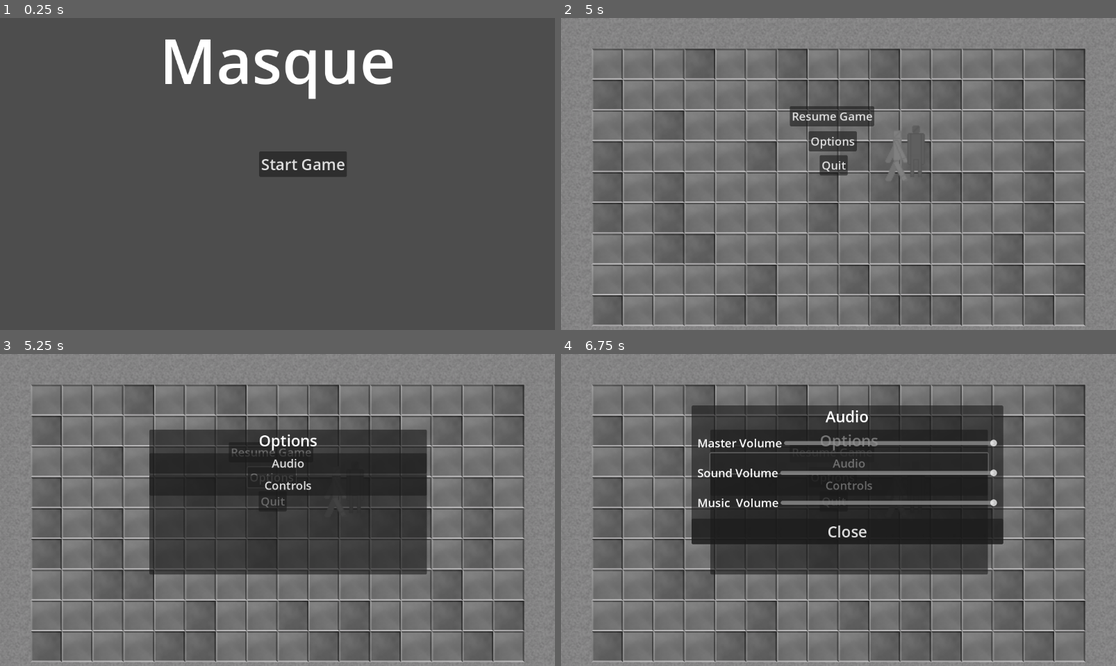
Above: before the commit, frames 1-4 (two rows, left to right).
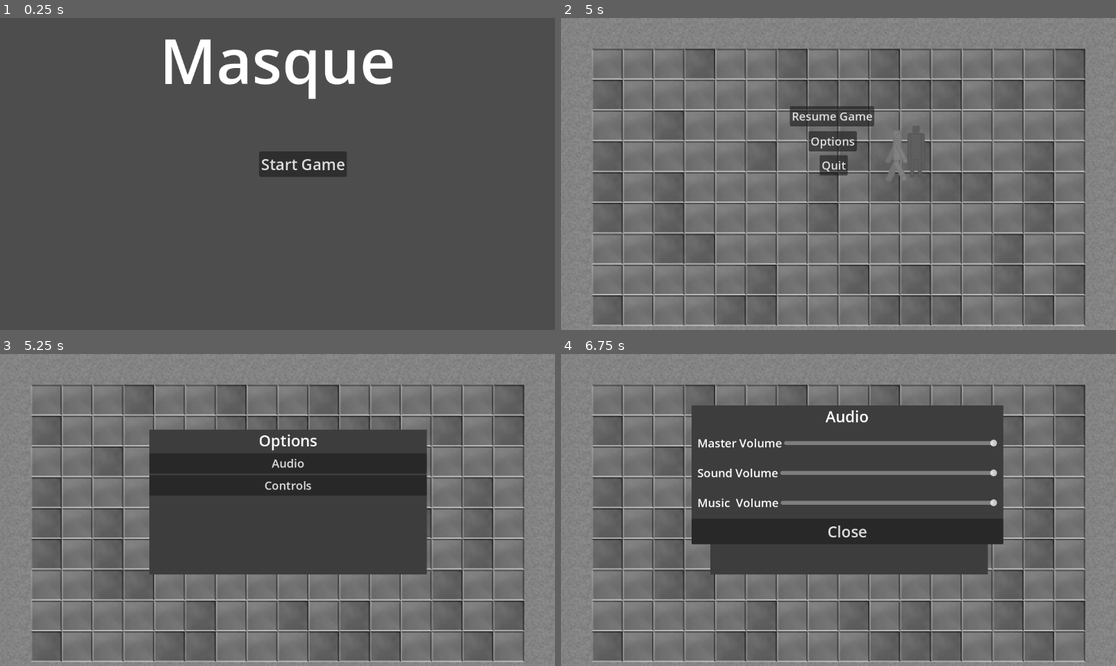
Above: after the commit, the same moments.

Repository: pagefile/godotwild86
Game: Godot game, scene res://GUI/main_menu.tscn
The game is run twice, just before and just after one commit, with the same random seed, the same clock (stepped at 60 frames per second) and the same inputs.
Inputs:
- Up to frame 1 (0.25 s): no input
- Up to frame 2 (5 s): click "Start Game" at 0.5 s; tap Enter at 1.25 s; hold D (Move Right) 1.28-2.03 s; tap F (Interact) every 0.75 s from 1.35 to 4.35 s; hold S (Move Down) 2.03-2.78 s; hold D (Move Right) 2.78-3.53 s; hold W (Move Up) 3.53-4.28 s; hold A (Move Left) from 4.28 s (still down); tap Escape (ui_cancel) at 4.9 s
- Up to frame 3 (5.25 s): release A (Move Left) at 5 s; click "Options" at 5 s
- Up to frame 4 (6.75 s): click "Resume Game" at 5.75 s; click "Audio" at 6.5 s

Frames 1-2 are identical in both runs. In frame 3, 0.6% of the frame differs, in the area x 26-77%, y 24-71%; in frame 4, 6.0%, in the area x 23-80%, y 16-71%.
Error after the commit: Invalid assignment of property or key 'text' with value of type 'Nil' on a base object of type 'Button'. (res://scripts/GUI/controls_menu.gd:26)

Commit message:
WIP Beginning of control remapping
Controls window iterates through input map and displays actions given to it for remapping. Actual remapping not implemented yet
Adds resources for translating joy stick buttons to PS4 or XBox buttons

Diff:
--- a/GUI/Themes/menu_theme.tres
+++ b/GUI/Themes/menu_theme.tres
@@ -1,5 +1,15 @@
-[gd_resource type="Theme" format=3 uid="uid://bc4lxh4qi7kdh"]
+[gd_resource type="Theme" load_steps=4 format=3 uid="uid://bc4lxh4qi7kdh"]
+
+[ext_resource type="StyleBox" uid="uid://tuy845osh2rr" path="res://GUI/Themes/panel_style_box.tres" id="1_1xnnu"]
+
+[sub_resource type="StyleBoxFlat" id="StyleBoxFlat_1xnnu"]
+bg_color = Color(0.51718444, 0.5171845, 0.5171844, 1)
+
+[sub_resource type="StyleBoxFlat" id="StyleBoxFlat_icvb8"]
 
 [resource]
 Button/font_sizes/font_size = 24
+Button/styles/hover = SubResource("StyleBoxFlat_1xnnu")
 Label/font_sizes/font_size = 24
+Panel/styles/panel = SubResource("StyleBoxFlat_icvb8")
+PanelContainer/styles/panel = ExtResource("1_1xnnu")
--- /dev/null
+++ b/GUI/Themes/panel_style_box.tres
@@ -0,0 +1,4 @@
+[gd_resource type="StyleBoxFlat" format=3 uid="uid://tuy845osh2rr"]
+
+[resource]
+bg_color = Color(0.23921569, 0.23921569, 0.23921569, 1)
--- /dev/null
+++ b/GUI/control_entry.tscn
@@ -0,0 +1,19 @@
+[gd_scene format=3 uid="uid://baj1r8tap3hro"]
+
+[node name="ControlEntry" type="HBoxContainer"]
+
+[node name="ControlLabel" type="Label" parent="."]
+unique_name_in_owner = true
+layout_mode = 2
+size_flags_horizontal = 3
+
+[node name="PrimaryKey" type="Button" parent="."]
+unique_name_in_owner = true
+custom_minimum_size = Vector2(100, 50)
+layout_mode = 2
+size_flags_horizontal = 3
+
+[node name="SecondaryKey" type="Button" parent="."]
+unique_name_in_owner = true
+custom_minimum_size = Vector2(100, 50)
+layout_mode = 2
--- a/GUI/controls_menu.tscn
+++ b/GUI/controls_menu.tscn
@@ -1,7 +1,9 @@
-[gd_scene load_steps=3 format=3 uid="uid://c1axpsl7yml05"]
+[gd_scene load_steps=5 format=3 uid="uid://c1axpsl7yml05"]
 
 [ext_resource type="Script" uid="uid://d0iescc773tx5" path="res://scripts/GUI/controls_menu.gd" id="1_dxhbj"]
+[ext_resource type="Theme" uid="uid://bc4lxh4qi7kdh" path="res://GUI/Themes/menu_theme.tres" id="1_frc7h"]
 [ext_resource type="Theme" uid="uid://byfa1qm1ggi4a" path="res://GUI/Themes/menu_title_theme.tres" id="1_ih4en"]
+[ext_resource type="PackedScene" uid="uid://baj1r8tap3hro" path="res://GUI/control_entry.tscn" id="3_u7t6g"]
 
 [node name="ControlsMenu" type="Control"]
 layout_mode = 3
@@ -10,17 +12,16 @@
 anchor_bottom = 1.0
 grow_horizontal = 2
 grow_vertical = 2
+theme = ExtResource("1_frc7h")
 script = ExtResource("1_dxhbj")
+_actions = Array[StringName]([&"Move Up", &"Move Down", &"Move Left", &"Move Right", &"Interact"])
+_control_entry_scene = ExtResource("3_u7t6g")
 
 [node name="PanelContainer" type="PanelContainer" parent="."]
 layout_mode = 1
 anchors_preset = 15
 anchor_right = 1.0
 anchor_bottom = 1.0
-offset_left = 339.0
-offset_top = 195.0
-offset_right = -331.0
-offset_bottom = -206.0
 grow_horizontal = 2
 grow_vertical = 2
 
@@ -33,6 +34,10 @@
 text = "Controls"
 horizontal_alignment = 1
 
+[node name="ControlEntries" type="VBoxContainer" parent="PanelContainer/VBoxContainer"]
+unique_name_in_owner = true
+layout_mode = 2
+
 [node name="CloseButton" type="Button" parent="PanelContainer/VBoxContainer"]
 unique_name_in_owner = true
 layout_mode = 2
--- /dev/null
+++ b/Resources/PS_controller_profile.tres
@@ -0,0 +1,24 @@
+[gd_resource type="Resource" load_steps=2 format=3 uid="uid://defancochsmtm"]
+
+[ext_resource type="Script" uid="uid://tjtn08df6hlp" path="res://scripts/system/controller_profile.gd" id="1_ivdlp"]
+
+[resource]
+script = ExtResource("1_ivdlp")
+_button_names = {
+0: "X",
+1: "Circle",
+2: "Square",
+3: "Triangle",
+4: "Select",
+5: "PS Button",
+6: "Options Button",
+7: "L3",
+8: "R3",
+9: "L1",
+10: "R1",
+11: "D-Pad Up",
+12: "D-Pad Down",
+13: "D-Pad Left",
+14: "D-Pad Right",
+15: "Mic Button"
+}
--- /dev/null
+++ b/Resources/controller_profile_xbox.tres
@@ -0,0 +1,24 @@
+[gd_resource type="Resource" load_steps=2 format=3 uid="uid://dxdnt2i5itvc"]
+
+[ext_resource type="Script" uid="uid://tjtn08df6hlp" path="res://scripts/system/controller_profile.gd" id="1_bfukt"]
+
+[resource]
+script = ExtResource("1_bfukt")
+_button_names = {
+0: "A",
+1: "B",
+2: "X",
+3: "Y",
+4: "Back Button",
+5: "Xbox Button",
+6: "Menu Button",
+7: "L3",
+8: "R3",
+9: "LB",
+10: "RB",
+11: "D-Pad Up",
+12: "D-Pad Down",
+13: "D-Pad Left",
+14: "D-Pad Right",
+15: "Share Button"
+}
--- a/auto_load/debug.tscn
+++ b/auto_load/debug.tscn
@@ -21,7 +21,19 @@
 grow_horizontal = 2
 grow_vertical = 2
 
-[node name="FPSCounter" type="VBoxContainer" parent="Pages"]
+[node name="LogPage" type="ScrollContainer" parent="Pages"]
+layout_mode = 0
+offset_right = 1152.0
+offset_bottom = 648.0
+
+[node name="Log" type="Label" parent="Pages/LogPage"]
+unique_name_in_owner = true
+layout_mode = 2
+size_flags_horizontal = 3
+size_flags_vertical = 3
+autowrap_trim_flags = 0
+
+[node name="FPSCounterPage" type="VBoxContainer" parent="Pages"]
 layout_mode = 1
 anchors_preset = -1
 anchor_right = 1.0
@@ -29,7 +41,7 @@
 size_flags_horizontal = 3
 size_flags_vertical = 3
 
-[node name="FPS" type="Label" parent="Pages/FPSCounter"]
+[node name="FPS" type="Label" parent="Pages/FPSCounterPage"]
 unique_name_in_owner = true
 layout_mode = 2
 text = "FPS:"
--- a/project.godot
+++ b/project.godot
@@ -11,6 +11,7 @@
 [application]
 
 config/name="gdwild86"
+config/version="0.1"
 run/main_scene="uid://cuxlqfwmvyh2p"
 config/features=PackedStringArray("4.5", "GL Compatibility")
 config/icon="res://icon.svg"
--- a/scripts/GUI/controls_menu.gd
+++ b/scripts/GUI/controls_menu.gd
@@ -1,19 +1,58 @@
 extends Control
 
+# Actions that will appear in the menu.
+@export var _actions : Array[StringName]
+@export var _control_entry_scene : PackedScene
 
 # Called when the node enters the scene tree for the first time.
 func _ready():
-	pass # Replace with function body.
+	read_input_map()
 
 
 # Called every frame. 'delta' is the elapsed time since the previous frame.
 func _process(delta):
 	pass
 
+func read_input_map():
+	for action in InputMap.get_actions():
+		if _actions.find(action) == -1:
+			continue
+		var events := InputMap.action_get_events(action)
+		var events_size = events.size()
+		var primary = get_event_label(events[0]) if events_size >= 1 else ""
+		var secondary = events[1].as_text() if events_size >= 2 else ""
+		var entry = _control_entry_scene.instantiate()
+		entry.get_node("%ControlLabel").text = action
+		entry.get_node("%PrimaryKey").text = primary
+		entry.get_node("%SecondaryKey").text = secondary
+		%ControlEntries.add_child(entry)
+
+func get_event_label(event : InputEvent):
+	pass
+
+func try_get_key_label(event : InputEvent):
+	if !(event is InputEventKey):
+		return null
+	var key_event = event as InputEventKey
+	var key_code = DisplayServer.keyboard_get_keycode_from_physical(key_event.physical_keycode)
+	return OS.get_keycode_string(key_code)
+
+func try_get_joypad_button_label(event : InputEvent):
+	if !(event is InputEventJoypadButton):
+		return null
+	var joybutton_event = event as InputEventJoypadButton
+
+
+func try_get_joypad_motion_label(event : InputEvent):
+	pass
+
+func try_get_mouse_button_label(event : InputEvent):
+	pass
+
 func _input(event):
 	if visible && event.is_action_pressed("ui_cancel"):
-			visible = !visible
-			get_viewport().set_input_as_handled()
+		visible = !visible
+		get_viewport().set_input_as_handled()
 
 func _on_close_button_pressed():
 	hide()
--- a/scripts/debug.gd
+++ b/scripts/debug.gd
@@ -45,4 +45,4 @@
 	%FPS.text = "FPS: " + str(Engine.get_frames_per_second())
 
 func Log(message : String):
-	print(message)
+	%Log.text += message + "\n"
--- /dev/null
+++ b/scripts/system/controller_profile.gd
@@ -0,0 +1,6 @@
+extends Resource
+
+@export var _button_names : Dictionary = {}
+
+func _init():
+	pass
--- a/scripts/system/game_manager.gd
+++ b/scripts/system/game_manager.gd
@@ -8,6 +8,10 @@
 # Called when the node enters the scene tree for the first time.
 func _ready():
 	read_preferences()
+	var joypad_indeces = Input.get_connected_joypads()
+	Debug.Log("Connected Joypad Names:")
+	for id in joypad_indeces:
+		Debug.Log("    Name: " + Input.get_joy_name(id) + "    " + "Raw Name: " + Input.get_joy_info(id)["raw_name"])
 
 func update_prefs(prefs : Dictionary):
 	for key in prefs.keys():
Not shown, added: scripts/system/controller_profile.gd.uid
